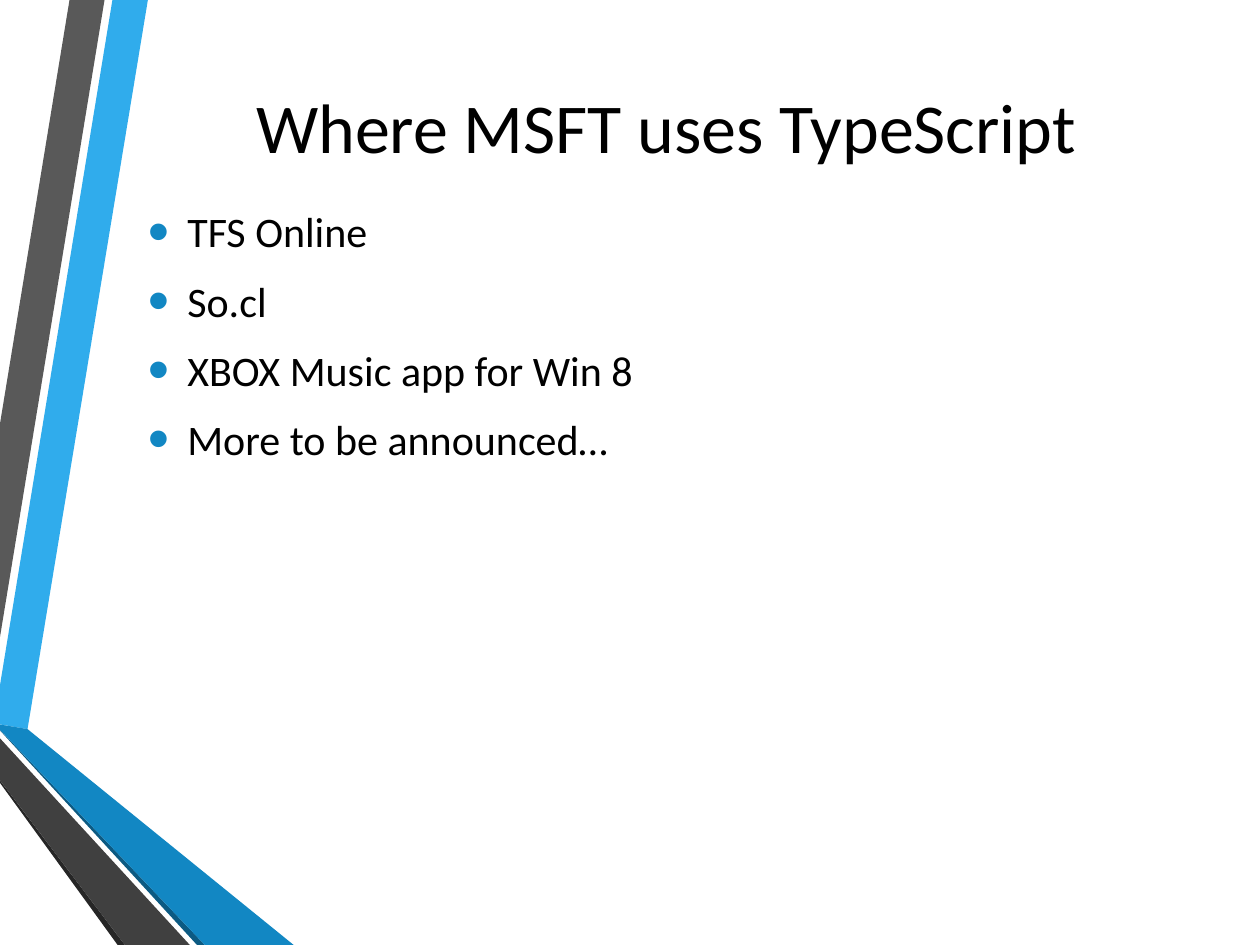
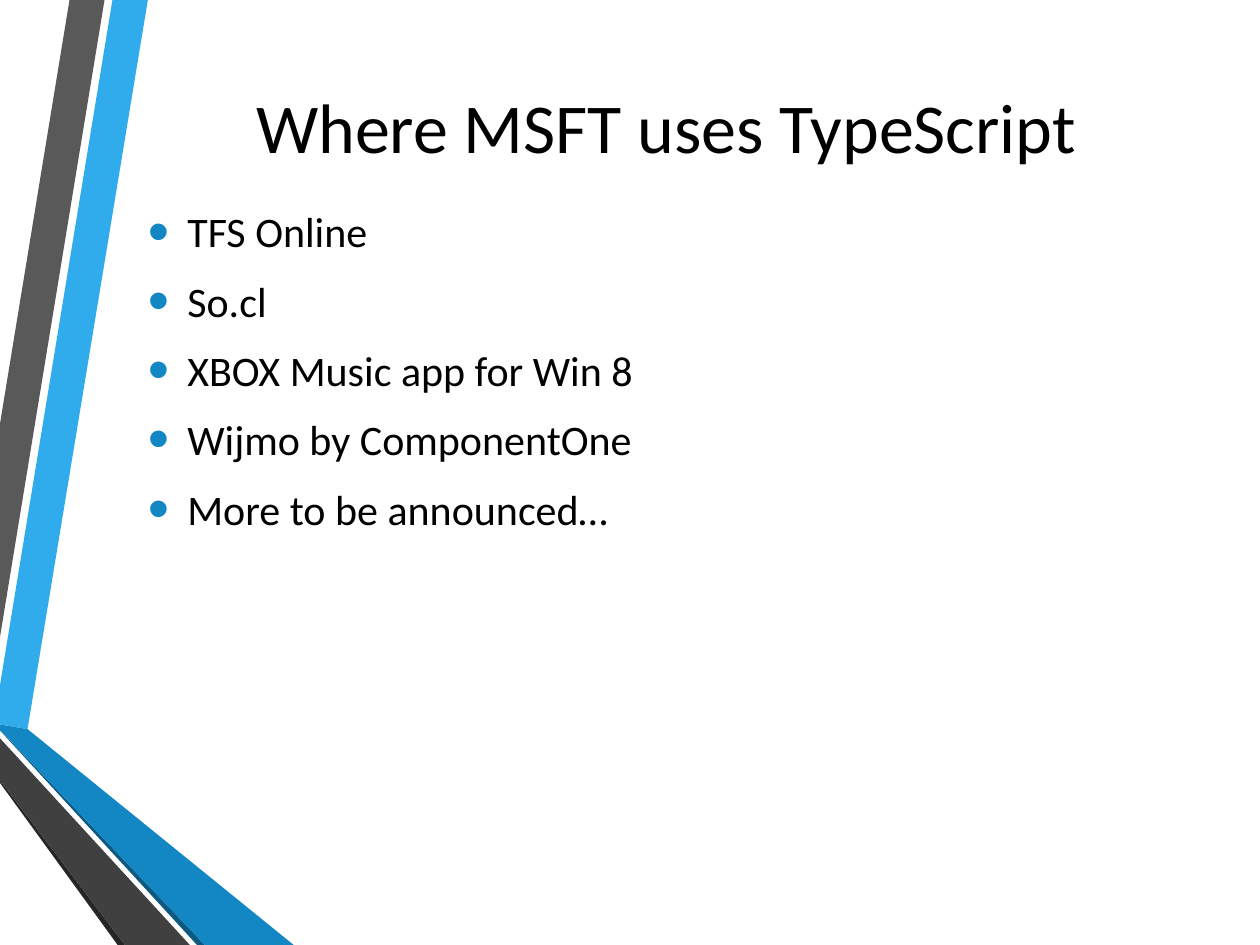
Before and after one commit to shawnweisfeld/20131011_TypeScript, a slide deck: slide 8 of 20131010_TypeScript.pptx. Drawn at 1260x945 pixels with LibreOffice and Linux fonts; fonts in the diff are those of the drawing; background and template pictures are left out. Boxes give left, top, right and bottom in pixels: in the first picture for what was removed or moved away, otherwise in the second. Text is boxed around its words. In the diff, an @@ line names an element or a change of style, - is before the commit and + after.

Commit message:
PPT Updates

```diff
--- a/20131010_TypeScript.pptx
+++ b/20131010_TypeScript.pptx
@@ text at <box>187,425,632,463</box>: paragraph added @@
+• Wijmo by ComponentOne
```
Also in this commit, not shown: 3 slides added, 1 slide removed.
